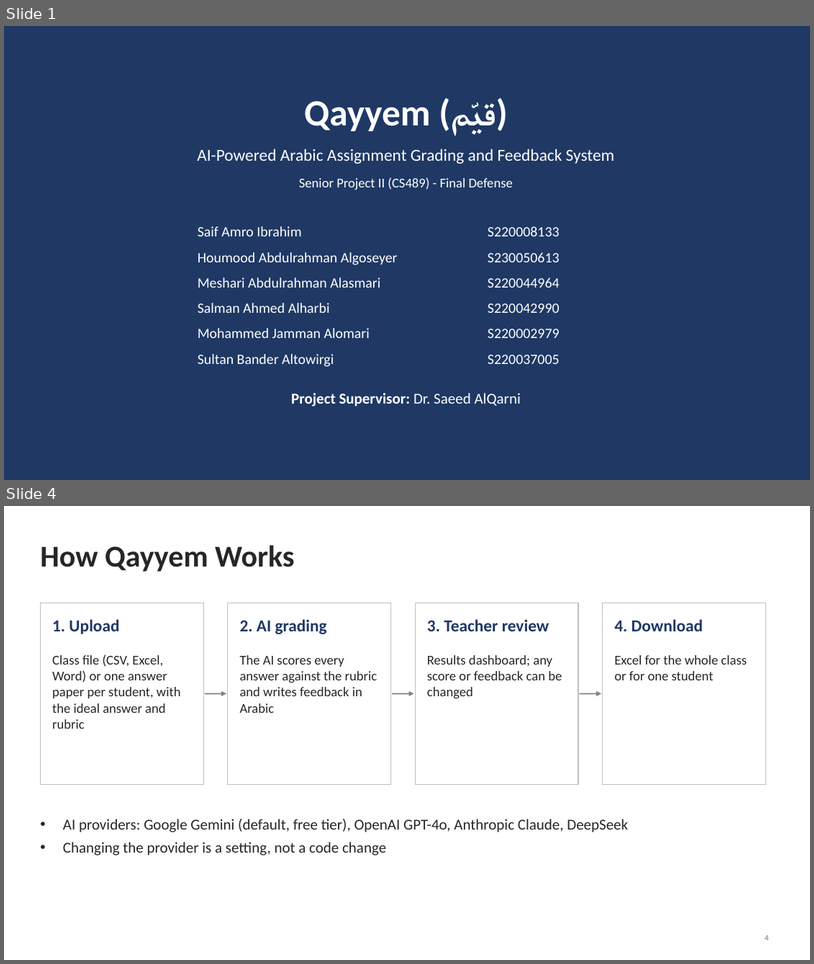
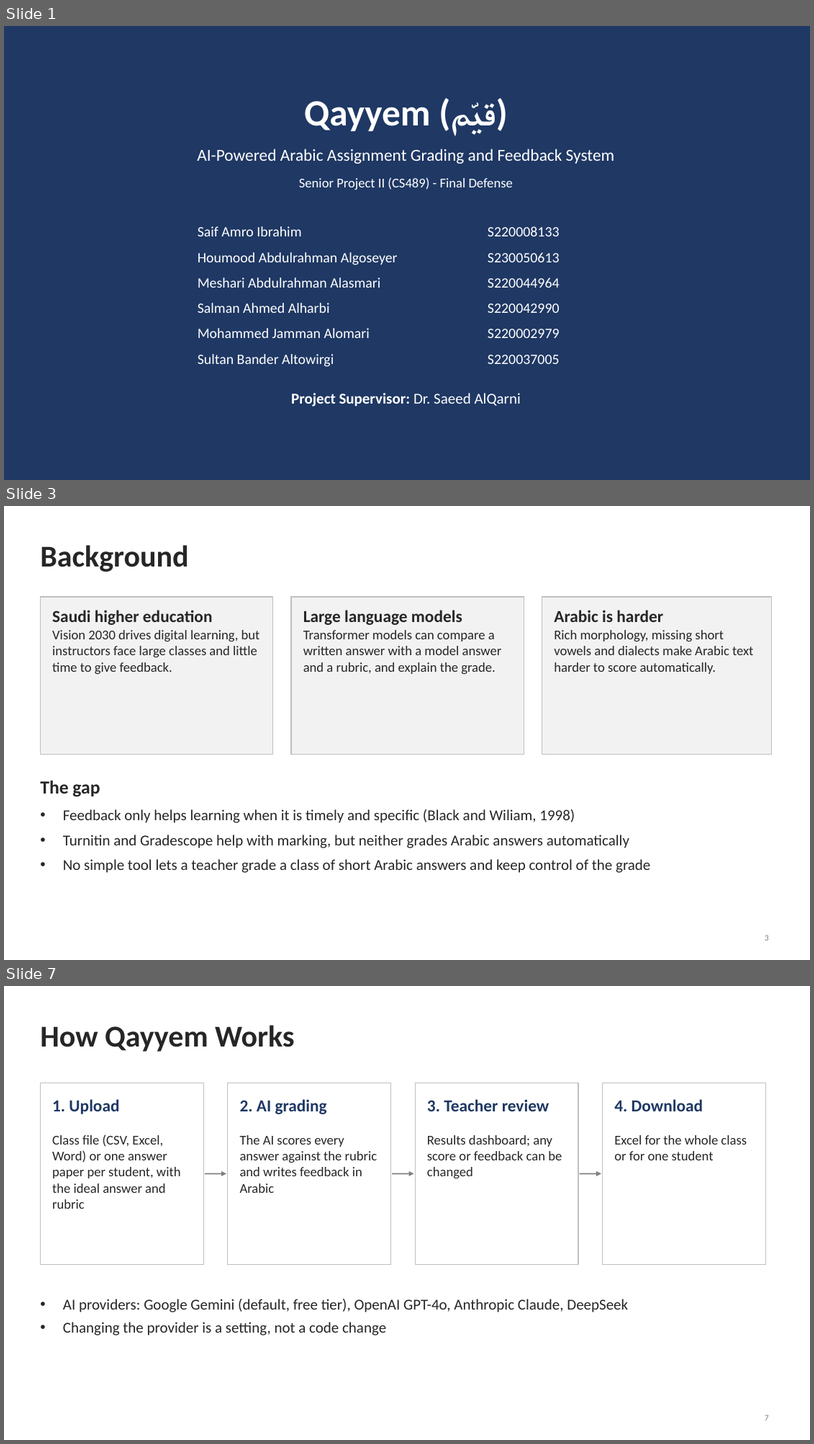
Before and after one commit to saif12ibr-pixel/qayyem, a slide deck: DOCUMENTS/Qayyem_Final_Defense.pptx. Shown one above the other, each under a label of ours: slides 1 and 4 before the commit, slides 1, 3 and 7 after it; the slides between them are not shown. The pictures are 814x964 and 814x1444 pixels, drawn with LibreOffice and Linux fonts; fonts in the diff are those of the drawing. Boxes give left, top, right and bottom in pixels: in the first picture for what was removed or moved away, otherwise in the second. Text is boxed around its words. In the diff, an @@ line names an element or a change of style, - is before the commit and + after.

```diff
--- a/DOCUMENTS/Qayyem_Final_Defense.pptx
+++ b/DOCUMENTS/Qayyem_Final_Defense.pptx
@@ slide 3 added at [4,506,810,960], background #FFFFFF @@
@@ title added at [40,545,188,572], 36 pt, text #262626, bold @@
+Background
@@ rectangle added at [40,597,273,754], fill #F2F2F2, outline #BFBFBF 1 pt @@
@@ text added at [52,610,260,674], 16 pt, text #262626 @@
+Saudi higher education
+Vision 2030 drives digital learning, but instructors face large classes and little time to give feedback.
@@ rectangle added at [291,597,525,754], fill #F2F2F2, outline #BFBFBF 1 pt @@
@@ text added at [304,610,502,674], 16 pt, text #262626 @@
+Large language models
+Transformer models can compare a written answer with a model answer and a rubric, and explain the grade.
@@ rectangle added at [543,597,772,754], fill #F2F2F2, outline #BFBFBF 1 pt @@
@@ text added at [554,610,754,674], 16 pt, text #262626 @@
+Arabic is harder
+Rich morphology, missing short vowels and dialects make Arabic text harder to score automatically.
@@ text added at [40,780,100,797], 22 pt, text #262626, bold @@
+The gap
@@ text added at [63,809,651,872], 18 pt, text #262626 @@
+• Feedback only helps learning when it is timely and specific (Black and Wiliam, 1998)
+• Turnitin and Gradescope help with marking, but neither grades Arabic answers automatically
+• No simple tool lets a teacher grade a class of short Arabic answers and keep control of the grade
@@ page number added at [765,934,769,940], 10 pt, text #7F7F7F @@
+3
@@ what was slide 4 is now slide 7 @@
@@ page number at [765,1414,769,1420]: text changed @@
-4
+7
```
Also in this commit, not shown: 3 slides changed, 6 other slides added, 8 other files.
